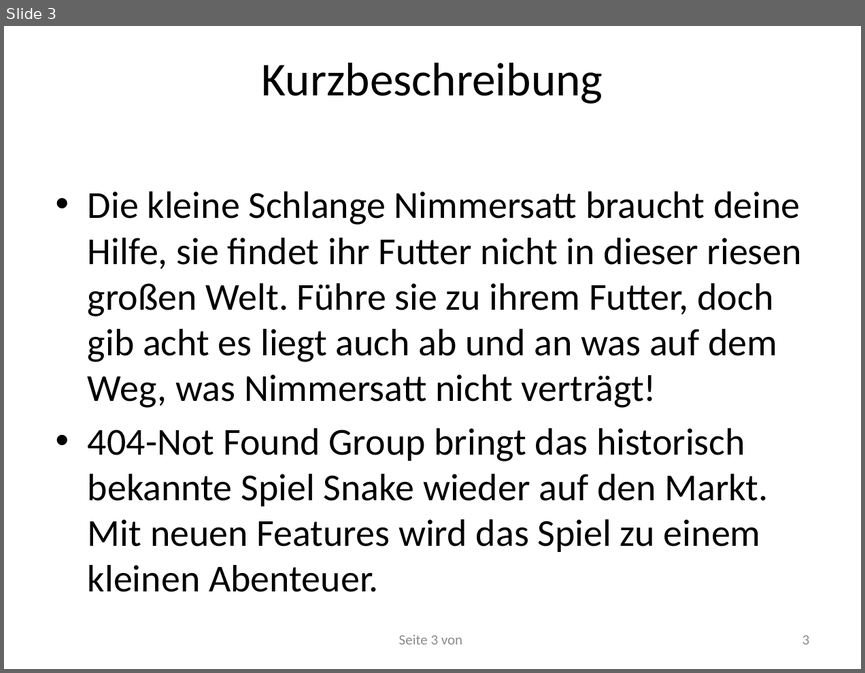
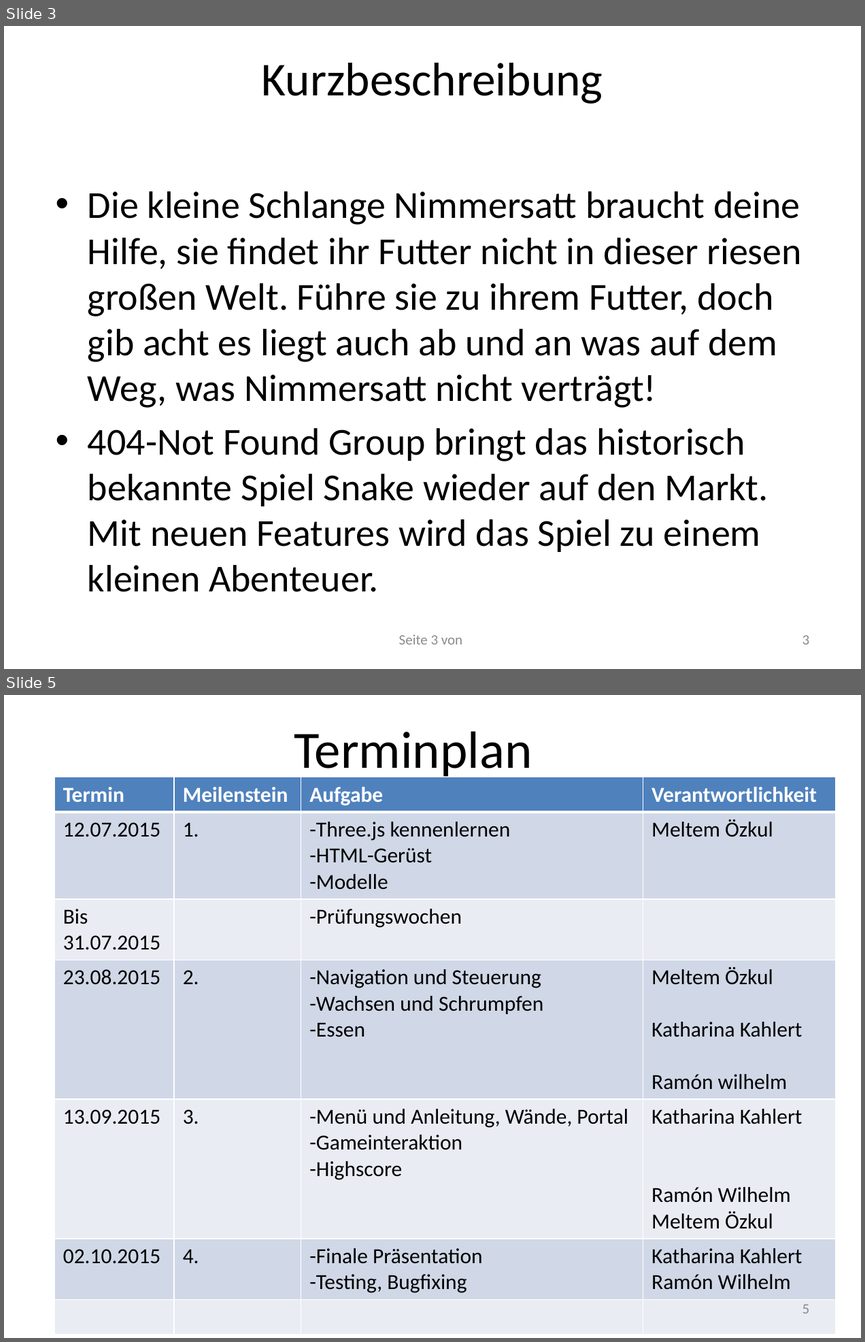
Before and after one commit to RamoramaInteractive/GDV-Projekt, a slide deck: Planungspraesentation-Mitte Juni/Planungspräsentation V. 1.pptx. Shown one above the other, each under a label of ours: slide 3 before the commit, slides 3 and 5 after it; the slides between them are not shown. The pictures are 865x673 and 865x1342 pixels, drawn with LibreOffice and Linux fonts; fonts in the diff are those of the drawing. Boxes give left, top, right and bottom in pixels: in the first picture for what was removed or moved away, otherwise in the second. Text is boxed around its words. In the diff, an @@ line names an element or a change of style, - is before the commit and + after.

```diff
--- a/Planungspraesentation-Mitte Juni/Planungspräsentation V. 1.pptx
+++ b/Planungspraesentation-Mitte Juni/Planungspräsentation V. 1.pptx
@@ slide 5 added at (x1=4, y1=695, x2=861, y2=1338), background #FFFFFF @@
@@ title added at (x1=294, y1=731, x2=532, y2=781), 44 pt, text #000000 @@
+Terminplan
@@ table added at (x1=54, y1=777, x2=836, y2=1327), 7 rows, 4 columns @@
+Termin | Meilenstein | Aufgabe | Verantwortlichkeit
+12.07.2015 | 1. | -Three.js kennenlernen / -HTML-Gerüst / -Modelle | Meltem Özkul
+Bis 31.07.2015 |  | -Prüfungswochen | 
+23.08.2015 | 2. | -Navigation und Steuerung / -Wachsen und Schrumpfen / -Essen | Meltem Özkul / Katharina Kahlert / Ramón wilhelm
+13.09.2015 | 3. | -Menü und Anleitung, Wände, Portal / -Gameinteraktion / -Highscore | Katharina Kahlert / Ramón Wilhelm / Meltem Özkul
+02.10.2015 | 4. | -Finale Präsentation / -Testing, Bugfixing | Katharina Kahlert / Ramón Wilhelm
+ |  |  | 
@@ page number added at (x1=802, y1=1304, x2=810, y2=1313), 12 pt, text #8C8C8C @@
+5
```
Also in this commit, not shown: 3 slides changed, 3 slides removed.
